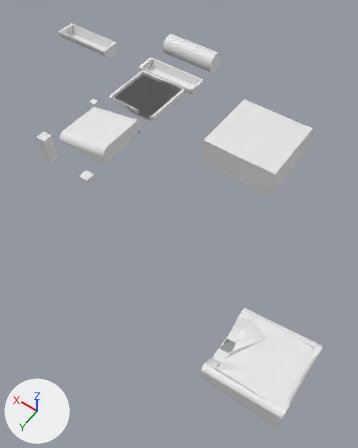
The Blender file case.blend: old version first, new version second.
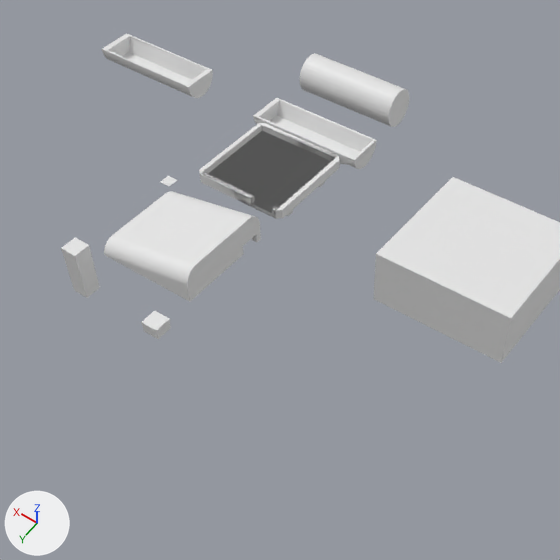
Each version appears first whole from a camera (50 mm lens) standing at (-294.0, 351.0, 352.0) and looking at (-124.0, 112.0, -24.0), and next in a close-up on the part from 1% to 84% of the width and 1% to 68% of the height. The axes (+X, +Y, +Z) are drawn at lower left. The lights are the same throughout.

Script lines for the objects in view, before the commit:
```python
me_cube_001 = bpy.data.meshes.new('Cube.001')
me_cube_001.from_pydata(...)  # 8 vertices, 6 faces; spans x -1276.0..1276.0, y -1276.0..1276.0, z -4419.0..3258.0
me_cube_004 = bpy.data.meshes.new('Cube.004')
me_cube_004.from_pydata(...)  # 100 vertices, 56 faces; spans x -1100.0..2117.0, y -896.0..2242.0, z -341.0..710.0
me_cube_005 = bpy.data.meshes.new('Cube.005')
me_cube_005.from_pydata(...)  # 8 vertices, 6 faces; spans x -1276.0..1276.0, y -1276.0..1276.0, z -5099.0..-3373.0
ob_cube_002 = bpy.data.objects.new('Cube.002', me_cube_004)
ob_cube_002.location = (-10.1, 65.9, 5.4)
ob_cube_002.scale = (0.0192, 0.0192, 0.0192)
ob_switchhole = bpy.data.objects.new('switchHole', me_cube_001)
ob_switchhole.location = (25.2, 129.7, 9.9)
ob_switchhole.scale = (0.00398, 0.00398, 0.00398)
ob_switchhole_001 = bpy.data.objects.new('switchHole.001', me_cube_005)
ob_switchhole_001.location = (-30.0, 133.3, 18.1)
ob_switchhole_001.scale = (0.00398, 0.00398, 0.00398)
# also in view: 'Cube' at (0.0, -13.0, -1.0); 'Cylinder' at (3.0, -92.0, 5.0); 'Cube.003' at (-175.0, 79.0, 80.0); 'BottomBat' at (128.0, -44.0, 0.0)
```
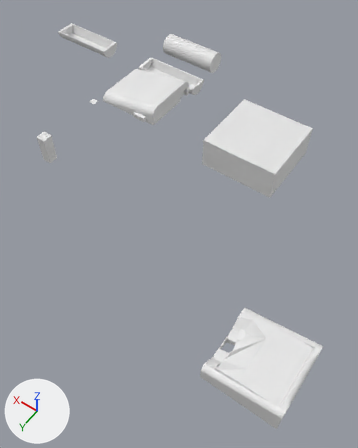
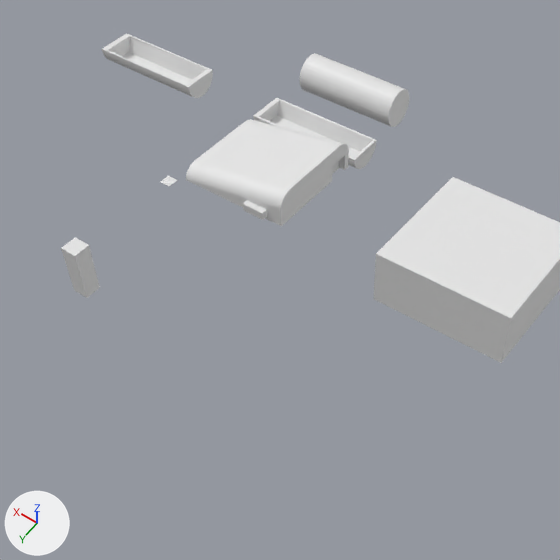
Edits to the scene script, one JSON object a line:
```json
{"block": "me_cube_005", "where": "me_cube_005.from_pydata(...)  # 8 vertices, 6 faces; spans x -1276.0..1276.0, y -1276.0..1276.0, z -5099.0..-3373.0"}
{"block": "me_cube_005", "where": "# used by ob_switchhole_001; location = (-30.0, 133.3, 18.1); scale = (0.00398, 0.00398, 0.00398)"}
{"block": "me_cube_005", "change": "me_cube_005 part 1"}
{"op": "set", "path": "me_cube_005.vertices[0].co", "old": "(-1220.0, -1220.0, -5099.0)", "new": "(-2229.0, -1220.0, -5099.0)", "note": "pixel (170, 328) -> not seen"}
{"op": "set", "path": "me_cube_005.vertices[1].co", "old": "(-1276.0, -1276.0, -3373.0)", "new": "(-2285.0, -1276.0, -3832.0)", "note": "pixel (169, 318) -> not seen"}
{"op": "set", "path": "me_cube_005.vertices[2].co", "old": "(-1220.0, 1220.0, -5099.0)", "new": "(-2229.0, 2331.0, -5099.0)", "note": "pixel (158, 339) -> pixel (262, 220)"}
{"op": "set", "path": "me_cube_005.vertices[3].co", "old": "(-1276.0, 1276.0, -3373.0)", "new": "(-2285.0, 2387.0, -3832.0)", "note": "pixel (156, 330) -> pixel (262, 213)"}
{"op": "set", "path": "me_cube_005.vertices[5].co", "old": "(1276.0, -1276.0, -3373.0)", "new": "(1276.0, -1276.0, -3832.0)", "note": "pixel (154, 310) -> not seen"}
{"op": "set", "path": "me_cube_005.vertices[6].co", "old": "(1220.0, 1220.0, -5099.0)", "new": "(1220.0, 2331.0, -5099.0)", "note": "pixel (143, 331) -> pixel (243, 210)"}
{"op": "set", "path": "me_cube_005.vertices[7].co", "old": "(1276.0, 1276.0, -3373.0)", "new": "(1276.0, 2387.0, -3832.0)", "note": "pixel (141, 322) -> pixel (242, 203)"}
{"op": "set", "path": "ob_switchhole_001.location", "old": "(-30.0, 133.3, 18.1)", "new": "(-16.2, 29.3, 22.5)"}
{"op": "set", "path": "ob_cube_002.location", "old": "(-10.1, 65.9, 5.4)", "new": "(-11.1, -12.2, 6.7)"}
{"op": "set", "path": "ob_cube_002.scale", "old": "(0.0192, 0.0192, 0.0192)", "new": "(0.022, 0.021, 0.0192)"}
```

Boxes (x1, y1, x2, y2) around the edits, measured in the close-ups (560 x 560 px):
```json
{"object": "Cube.002", "change": "moved, rescaled", "before": [104, 191, 261, 302], "after": [186, 119, 349, 226]}
{"object": "switchHole.001", "change": "reshaped, moved", "before": [141, 311, 171, 339], "after": [243, 200, 267, 220]}
{"object": "Cube", "change": "unchanged, covered by the edit", "before": [199, 98, 377, 219], "after": [253, 98, 377, 174]}
```
